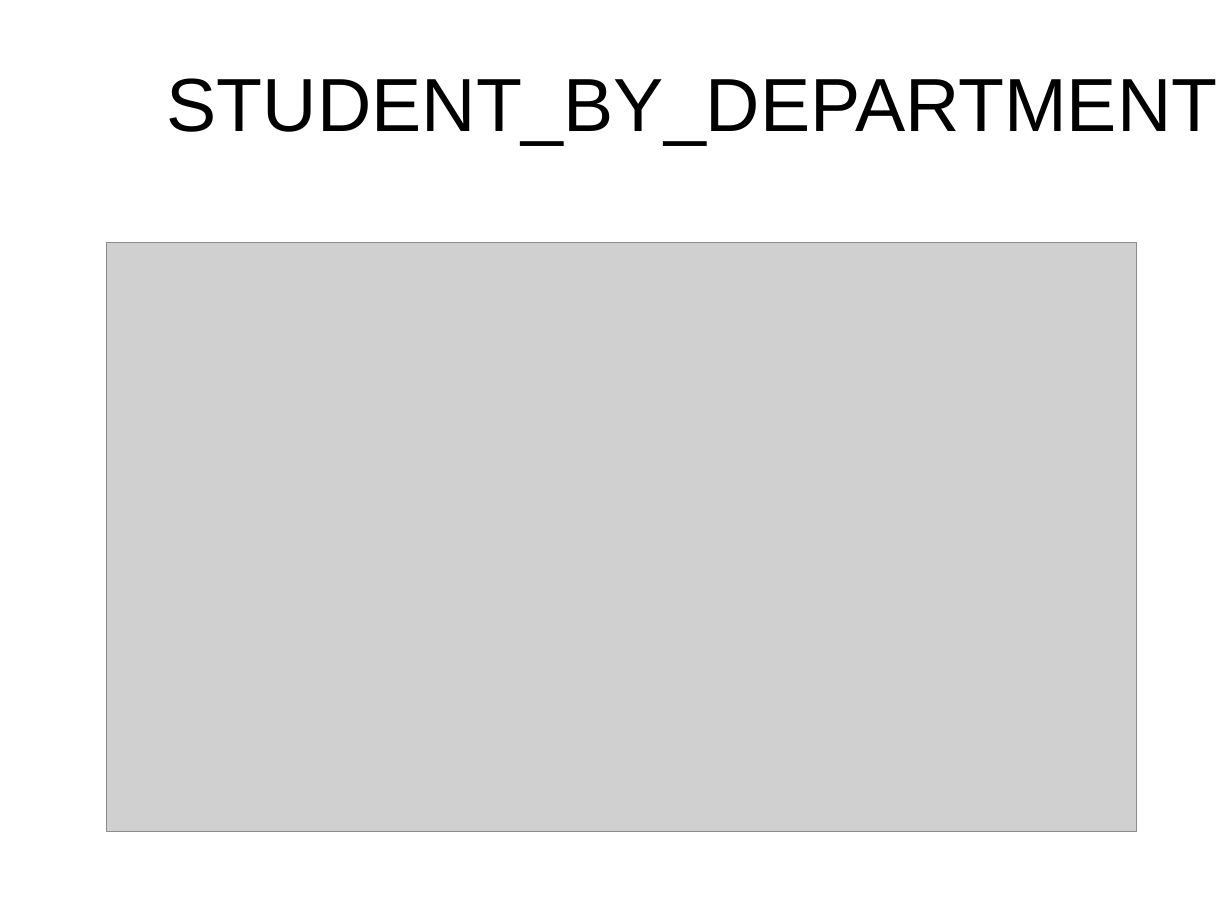
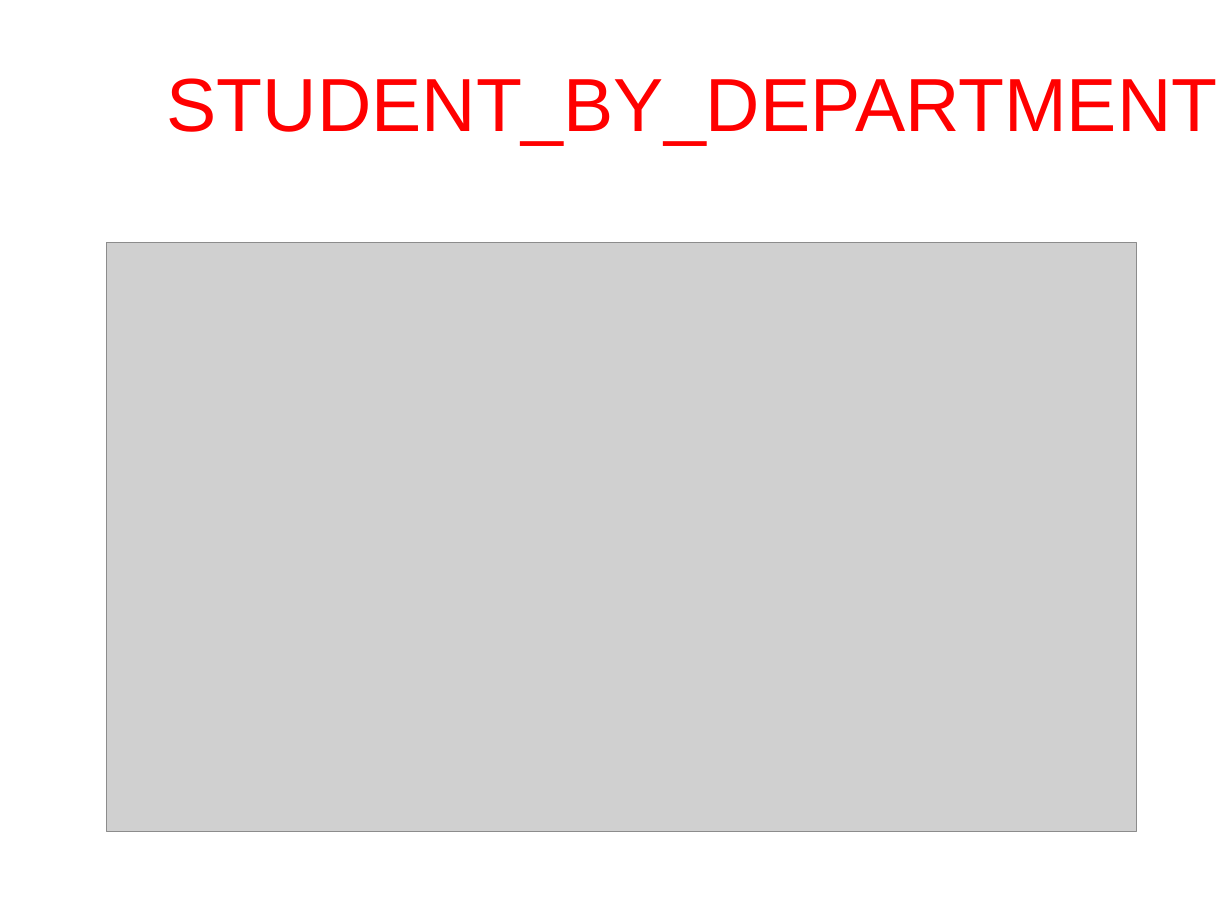
Before and after one commit to CommonHouseCat/CT206H-Course-project, a slide deck: slide 12 of PDF/CT206H-B2105727-StudentManagement.pptx. Drawn at 1232x924 pixels with LibreOffice and Linux fonts; fonts in the diff are those of the drawing; grey boxes stand for pictures; background and template pictures are left out. Boxes give left, top, right and bottom in pixels: in the first picture for what was removed or moved away, otherwise in the second. Text is boxed around its words. In the diff, an @@ line names an element or a change of style, - is before the commit and + after.

```diff
--- a/PDF/CT206H-B2105727-StudentManagement.pptx
+++ b/PDF/CT206H-B2105727-StudentManagement.pptx
@@ title "STUDENT_BY_DEPARTMENT" at <box>167,78,1218,146</box>: text colour #000000 to #FF0000 @@
```
Also in this commit, not shown: 11 other slides changed, 4 other files.
